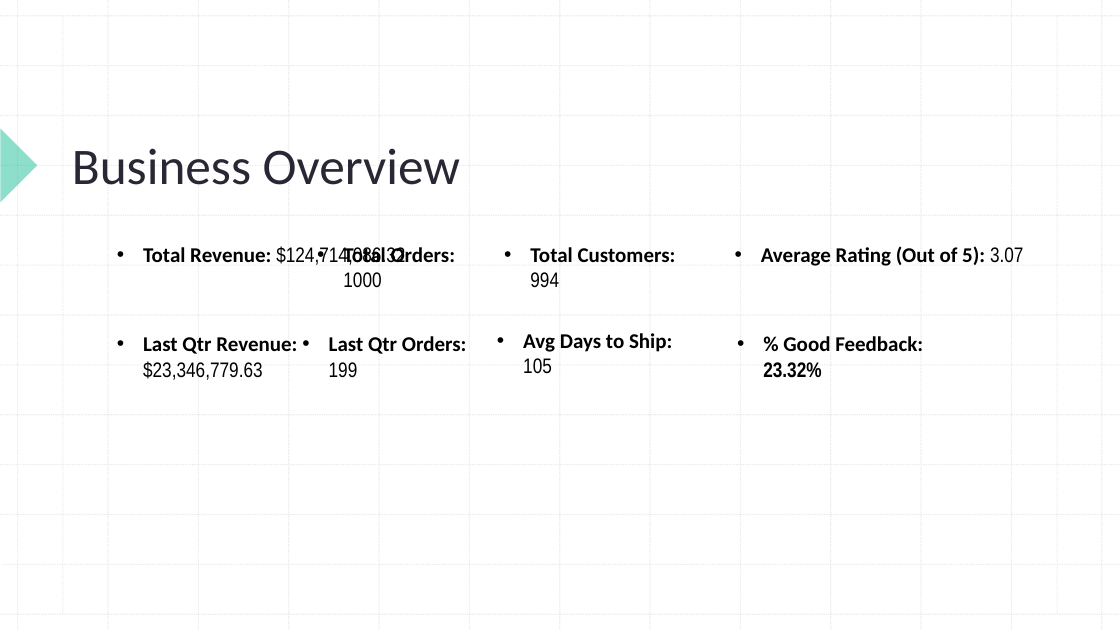
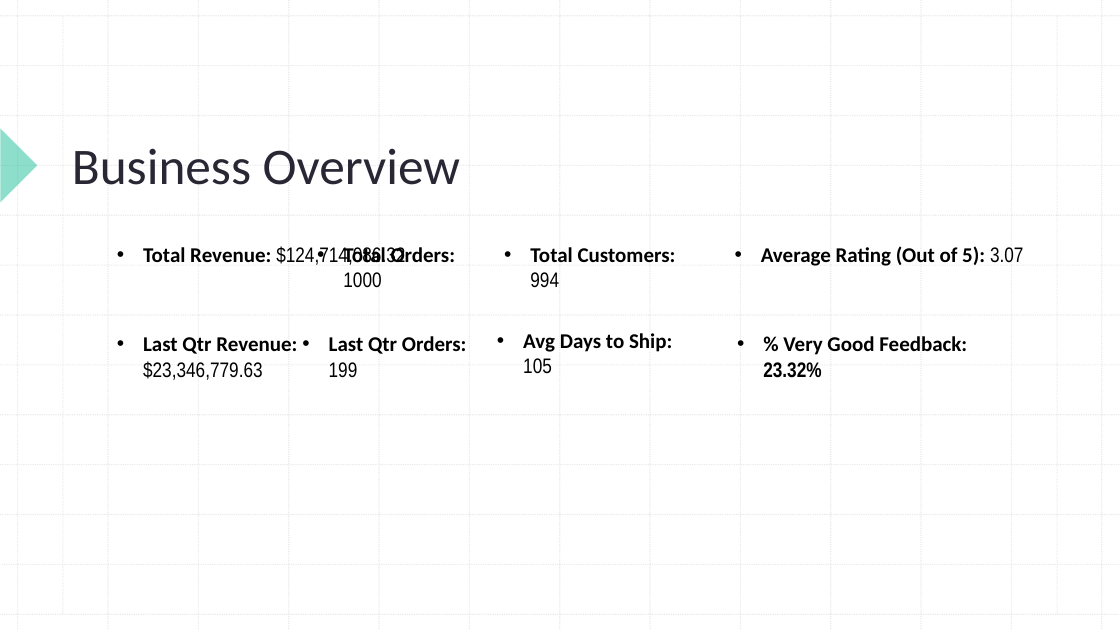
Before and after one commit to thaychansy/sql-business-case, a slide deck: slide 2 of new-wheels-db/Quarterly_Business_Report.pptx. Drawn at 1120x630 pixels with LibreOffice and Linux fonts; fonts in the diff are those of the drawing. Boxes give left, top, right and bottom in pixels: in the first picture for what was removed or moved away, otherwise in the second. Text is boxed around its words. In the diff, an @@ line names an element or a change of style, - is before the commit and + after.

```diff
--- a/new-wheels-db/Quarterly_Business_Report.pptx
+++ b/new-wheels-db/Quarterly_Business_Report.pptx
@@ text at box(763, 336, 967, 378): text changed @@
-• % Good Feedback: 23.32%
+• % Very Good Feedback: 23.32%
```
Also in this commit, not shown: 1 other file.
